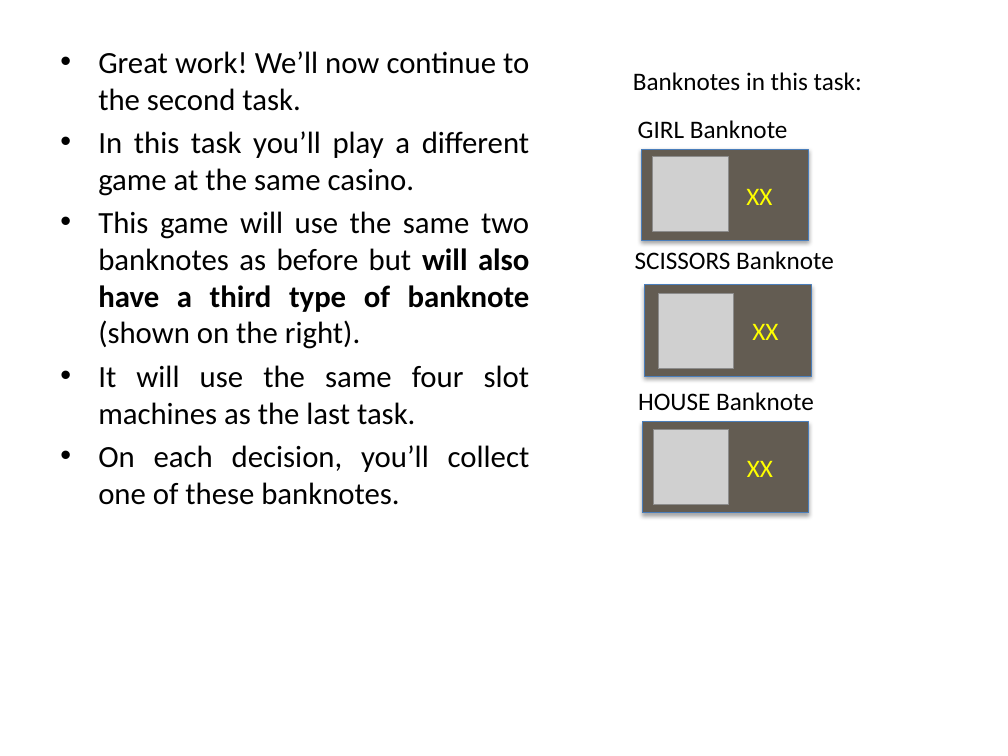
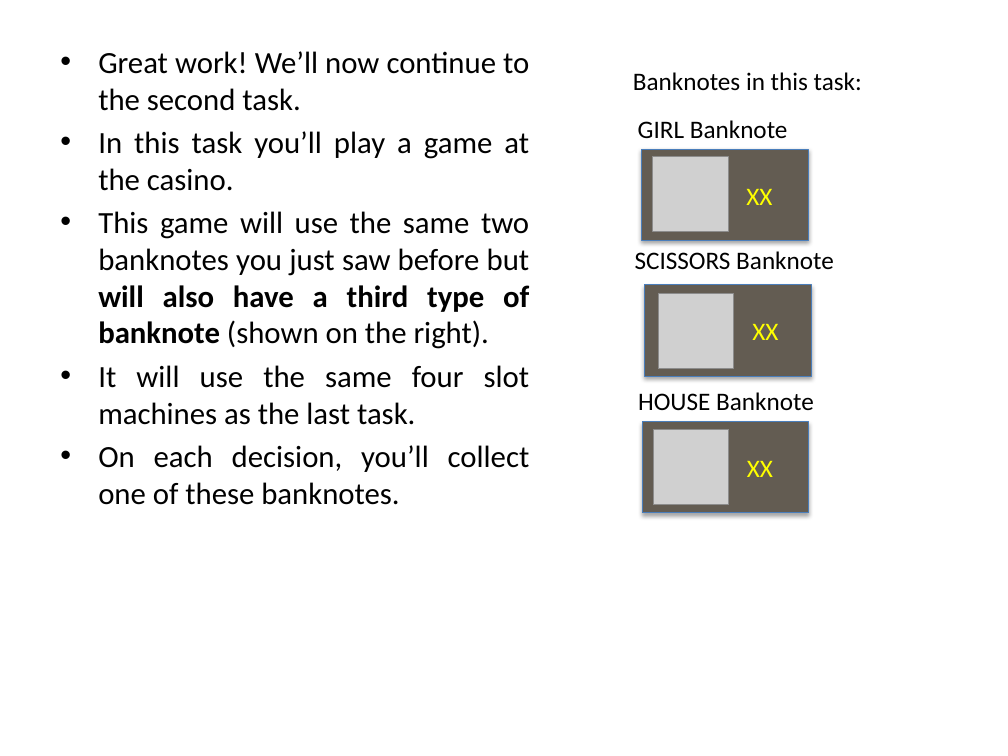
Before and after one commit to evanrussek/Gamble_Task_browser, a slide deck: slide 5 of public/task_ver3/Stimuli/uws_instr_slides_ver2.pptx (slide 8 before the commit). Drawn at 1008x756 pixels with LibreOffice and Linux fonts; fonts in the diff are those of the drawing; grey boxes stand for pictures. Boxes give left, top, right and bottom in pixels: in the first picture for what was removed or moved away, otherwise in the second. Text is boxed around its words. In the diff, an @@ line names an element or a change of style, - is before the commit and + after.

```diff
--- a/public/task_ver3/Stimuli/uws_instr_slides_ver2.pptx
+++ b/public/task_ver3/Stimuli/uws_instr_slides_ver2.pptx
@@ text at [98, 131, 530, 349]: text changed @@
-• In this task you’ll play a different game at the same casino.
-• This game will use the same two banknotes as before but will also have a third type of banknote (shown on the right).
+• In this task you’ll play a game at the casino.
+• This game will use the same two banknotes you just saw before but will also have a third type of banknote (shown on the right).
```
Also in this commit, not shown: 5 other slides changed, 1 slide added, 4 slides removed, 34 other files.
